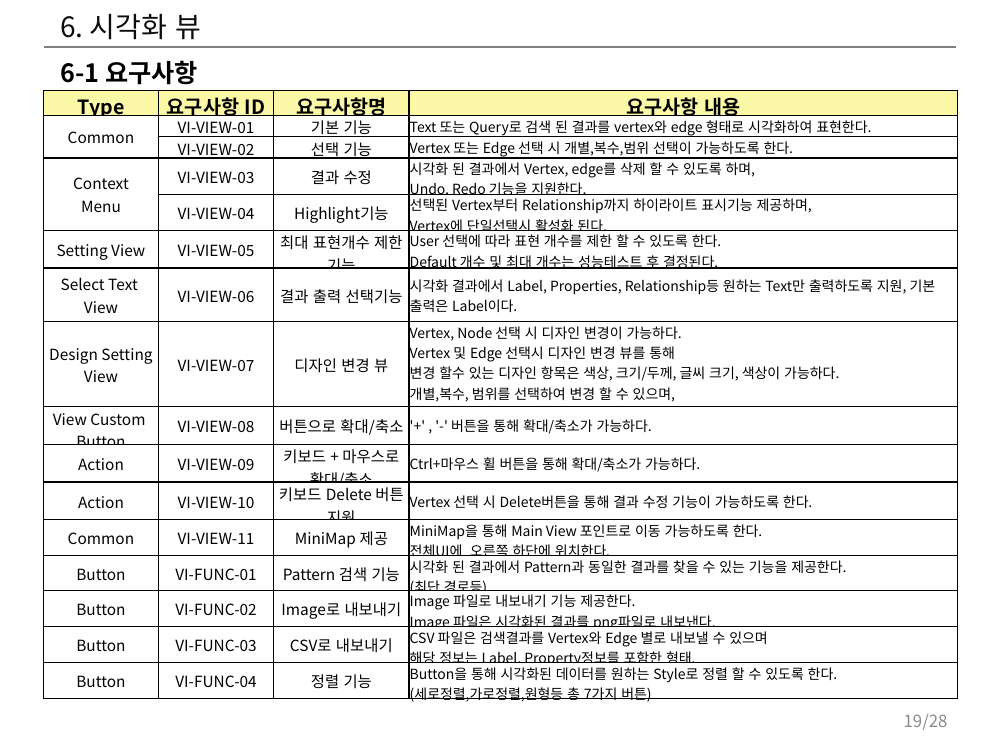
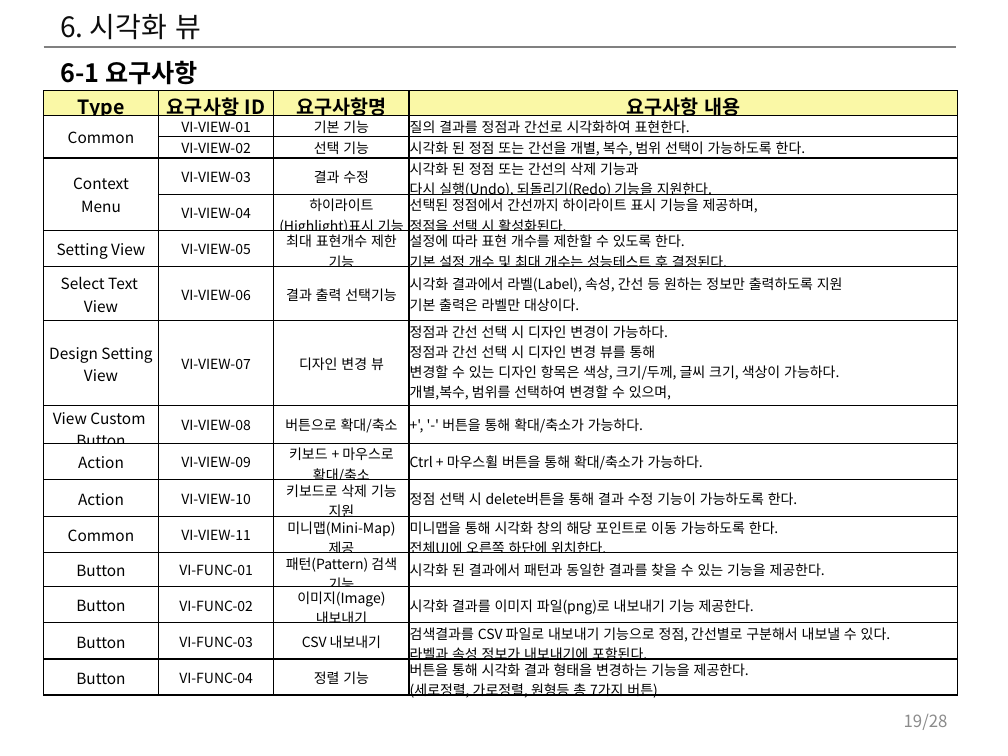
Before and after one commit to postech-dblab-iitp/visual-tool, a slide deck: slide 19 of ViT_docs/시각화도구_UI_UX_기획서.pptx. Drawn at 1008x756 pixels with LibreOffice and Linux fonts; fonts in the diff are those of the drawing. Boxes give left, top, right and bottom in pixels: in the first picture for what was removed or moved away, otherwise in the second. Text is boxed around its words. In the diff, an @@ line names an element or a change of style, - is before the commit and + after.

Commit message:
GDBMS를 위한 시각화 도구 설계 리뷰 후 수정 사항 적용. (Teams를통해 리뷰 진행)

```diff
--- a/ViT_docs/시각화도구_UI_UX_기획서.pptx
+++ b/ViT_docs/시각화도구_UI_UX_기획서.pptx
@@ table at <box>43,91,958,702</box> @@
-row 2, column 4: Text 또는 Query로 검색 된 결과를 vertex와 edge 형태로 시각화하여 표현한다.
+row 2, column 4: 질의 결과를 정점과 간선로 시각화하여 표현한다.
-row 3, column 4: Vertex 또는 Edge 선택 시 개별,복수,범위 선택이 가능하도록 한다.
+row 3, column 4: 시각화 된 정점 또는 간선을 개별, 복수, 범위 선택이 가능하도록 한다.
-row 4, column 4: 시각화 된 결과에서 Vertex, edge를 삭제 할 수 있도록 하며, Undo, Redo 기능을 지원한다.
+row 4, column 4: 시각화 된 정점 또는 간선의 삭제 기능과 다시 실행(Undo), 되돌리기(Redo) 기능을 지원한다.
-row 5, column 3: Highlight기능
+row 5, column 3: 하이라이트 / (Highlight)표시 기능
-row 5, column 4: 선택된 Vertex부터 Relationship까지 하이라이트 표시기능 제공하며, Vertex에 단일선택시 활성화 된다.
+row 5, column 4: 선택된 정점에서 간선까지 하이라이트 표시 기능을 제공하며, 정점을 선택 시 활성화된다.
-row 6, column 4: User 선택에 따라 표현 개수를 제한 할 수 있도록 한다. Default 개수 및 최대 개수는 성능테스트 후 결정된다.
+row 6, column 4: 설정에 따라 표현 개수를 제한할 수 있도록 한다. 기본 설정 개수 및 최대 개수는 성능테스트 후 결정된다.
-row 7, column 4: 시각화 결과에서 Label, Properties, Relationship등 원하는 Text만 출력하도록 지원, 기본 출력은 Label이다.
+row 7, column 4: 시각화 결과에서 라벨(Label), 속성, 간선 등 원하는 정보만 출력하도록 지원 기본 출력은 라벨만 대상이다.
-row 8, column 4: Vertex, Node 선택 시 디자인 변경이 가능하다. / Vertex 및 Edge 선택시 디자인 변경 뷰를 통해 / 변경 할수 있는 디자인 항목은 색상, 크기/두께, 글씨 크기, 색상이 가능하다. / 개별,복수, 범위를 선택하여 변경 할 수 있으며, / Vertex 기본 색상은 파란색이며, Edge는 검은색이다. 크기 기본값은 추후 정해진다.
+row 8, column 4: 정점과 간선 선택 시 디자인 변경이 가능하다. 정점과 간선 선택 시 디자인 변경 뷰를 통해 변경할 수 있는 디자인 항목은 색상, 크기/두께, 글씨 크기, 색상이 가능하다. 개별,복수, 범위를 선택하여 변경할 수 있으며, 정점의 기본 색상은 파란색이며, 간선은 검은색이다. 크기의 기본값은 추후 정해진다.
-row 9, column 4: '+' , '-' 버튼을 통해 확대/축소가 가능하다.
+row 9, column 4: +', '-' 버튼을 통해 확대/축소가 가능하다.
-row 10, column 4: Ctrl+마우스 휠 버튼을 통해 확대/축소가 가능하다.
+row 10, column 4: Ctrl + 마우스휠 버튼을 통해 확대/축소가 가능하다.
-row 11, column 3: 키보드 Delete 버튼 지원
+row 11, column 3: 키보드로 삭제 기능 지원
-row 11, column 4: Vertex 선택 시 Delete버튼을 통해 결과 수정 기능이 가능하도록 한다.
+row 11, column 4: 정점 선택 시 delete버튼을 통해 결과 수정 기능이 가능하도록 한다.
-row 12, column 3: MiniMap 제공
+row 12, column 3: 미니맵(Mini-Map) 제공
-row 12, column 4: MiniMap을 통해 Main View 포인트로 이동 가능하도록 한다. 전체UI에 오른쪽 하단에 위치한다.
+row 12, column 4: 미니맵을 통해 시각화 창의 해당 포인트로 이동 가능하도록 한다. 전체UI에 오른쪽 하단에 위치한다.
-row 13, column 3: Pattern 검색 기능
+row 13, column 3: 패턴(Pattern) 검색 기능
-row 13, column 4: 시각화 된 결과에서 Pattern과 동일한 결과를 찾을 수 있는 기능을 제공한다. / (최단 경로등)
+row 13, column 4: 시각화 된 결과에서 패턴과 동일한 결과를 찾을 수 있는 기능을 제공한다.
-row 14, column 3: Image로 내보내기
+row 14, column 3: 이미지(Image) 내보내기
-row 14, column 4: Image 파일로 내보내기 기능 제공한다. Image 파일은 시각화된 결과를 png파일로 내보낸다.
+row 14, column 4: 시각화 결과를 이미지 파일(png)로 내보내기 기능 제공한다.
-row 15, column 3: CSV로 내보내기
+row 15, column 3: CSV 내보내기
-row 15, column 4: CSV 파일은 검색결과를 Vertex와 Edge 별로 내보낼 수 있으며 해당 정보는 Label, Property정보를 포함한 형태.
+row 15, column 4: 검색결과를 CSV 파일로 내보내기 기능으로 정점, 간선별로 구분해서 내보낼 수 있다. 라벨과 속성 정보가 내보내기에 포함된다.
-row 16, column 4: Button을 통해 시각화된 데이터를 원하는 Style로 정렬 할 수 있도록 한다. (세로정렬,가로정렬,원형등 총 7가지 버튼)
+row 16, column 4: 버튼을 통해 시각화 결과 형태을 변경하는 기능을 제공한다. (세로정렬, 가로정렬, 원형등 총 7가지 버튼)
@@ size 11 to 10 pt in "VI-VIEW-01", "기본 기능", "VI-VIEW-02", "선택 기능" and 20 more places @@
```
Also in this commit, not shown: 7 other slides changed, 3 other files.
